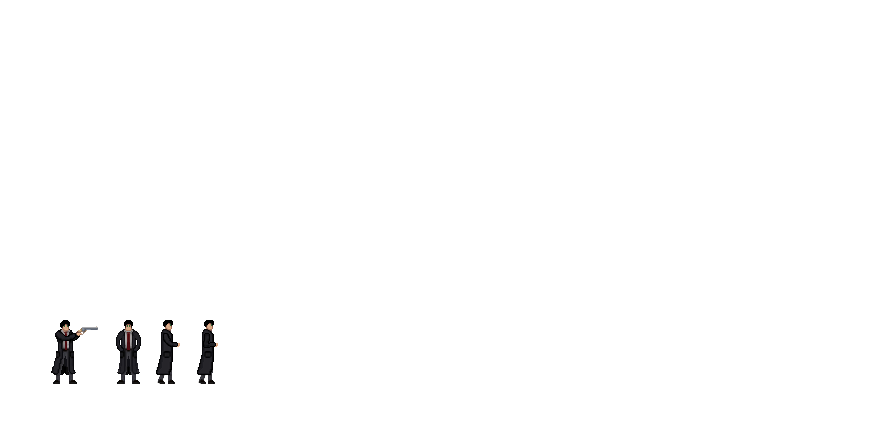
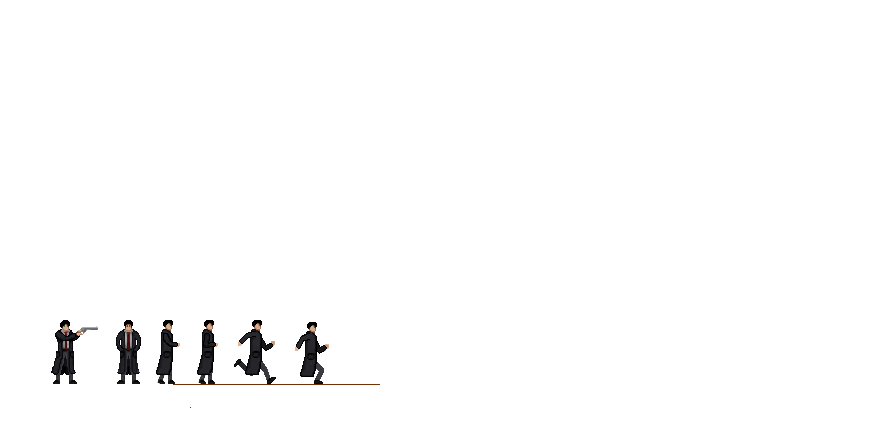
Revision of a layered 896×448 image; what changed, layer by layer:
hid "Calque 1", painted on it over (208, 333, 324, 384)
added layer "Down" above "cONTACT" over (190, 322, 330, 408)
added layer "cONTACT" above "Perso qui court 2" over (173, 320, 380, 385)
painted on "Perso qui court 2" over (208, 353, 211, 375)
